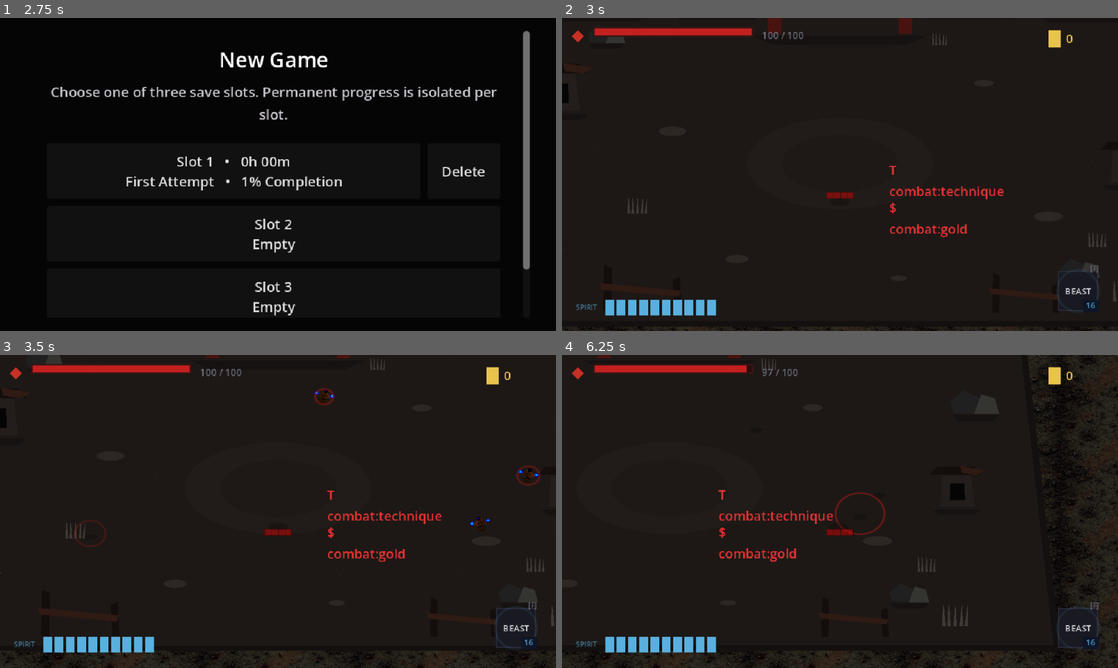
Above: before the commit, frames 1-4 (two rows, left to right).
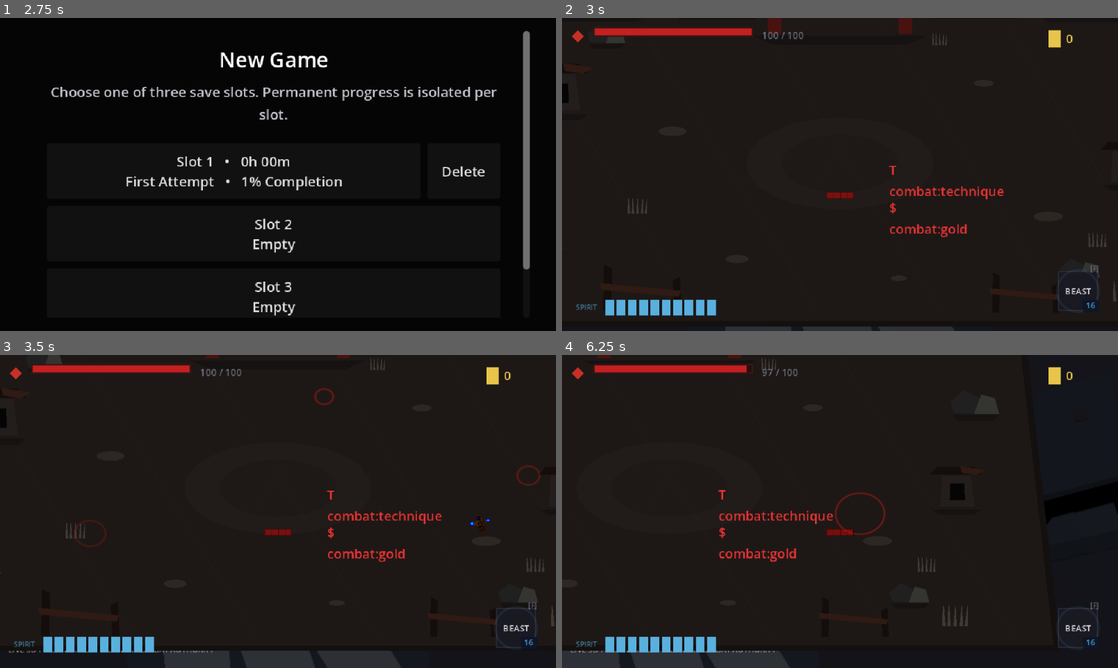
Above: after the commit, the same moments.

Repository: seancl8611/oathbound
Game: Godot game, scene res://TitleScreen/menu.tscn
Two runs of this game, one before a commit and one after it. Both use one fixed random seed, a clock stepped at 60 frames per second and the inputs below. Sound files missing from this copy of the repository are replaced by a short silence.
Inputs (mouse positions are in pixels of both pictures, inside the frame that each line leads up to):
- Up to frame 1 (2.75 s): click "New Game" at 0.5 s; click "Slot 1 • 0h 00m First Attempt…" at 1.25 s; click "Cancel" at 2 s
- Up to frame 2 (3 s): click "Slot 2 Empty" at 2.75 s
- Up to frame 3 (3.5 s): no input
- Up to frame 4 (6.25 s): tap Enter (ui_accept) at 3.5, 3.77 s; move the mouse to (962, 495) at 3.52 s; press the mouse at (962, 495) at 3.53 s; hold D (right) 3.53-4.25 s; release the mouse at (962, 495) at 4.25 s; drag from (728, 527) to (595, 533) at 4.27 s; move the mouse to (895, 442) at 5.02 s; hold D (right) 5.03-5.75 s; tap E (execute_finisher) at 5.1 s; drag from (812, 574) to (756, 417) at 5.77 s

Frame 1 is identical in both runs. In frame 2, 0.6% of the frame differs, in the area x 0-100%, y 98-100%; in frame 3, 2.4%; in frame 4, 3.8%, in the area x 0-100%, y 0-100%.

Commit message:
Enable live 3D presentation in Hushiro combat chambers

Diff:
--- a/game/oathbound/Regions/Hushiro/Chambers/CombatChamber.tscn
+++ b/game/oathbound/Regions/Hushiro/Chambers/CombatChamber.tscn
@@ -8,6 +8,7 @@
 [ext_resource type="Script" path="res://Regions/Hushiro/Presentation/ThreeQuarterHushiroPrototype.gd" id="8_3qv"]
 [ext_resource type="Script" path="res://Utility/ThreeQuarterPresentationVisibility.gd" id="9_3qv"]
 [ext_resource type="Script" path="res://Utility/ThreeQuarterCombatPresentation.gd" id="10_3qv"]
+[ext_resource type="Script" path="res://Utility/Planar3DPresentationBridge.gd" id="11_3d"]
 [ext_resource type="Script" path="res://Utility/DamageNumberManager.gd" id="20_xw04x"]
 
 [node name="CombatChamber" type="Node2D"]
@@ -29,6 +30,9 @@
 
 [node name="CombatFX" type="Node2D" parent="ThreeQuarterPresentation"]
 script = ExtResource("10_3qv")
+
+[node name="Planar3DPresentationBridge" type="Node" parent="."]
+script = ExtResource("11_3d")
 
 [node name="Loot" type="Node2D" parent="." groups=["loot"]]
 
Not shown: 1 places in game/oathbound/Regions/Hushiro/Chambers/CombatChamber.tscn that only renumber resources
